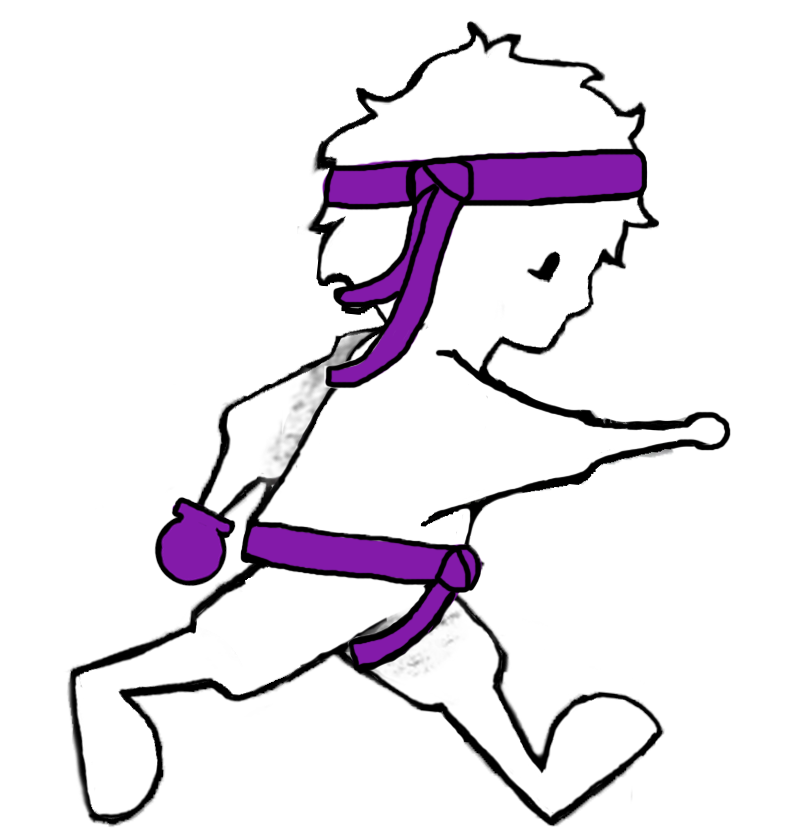
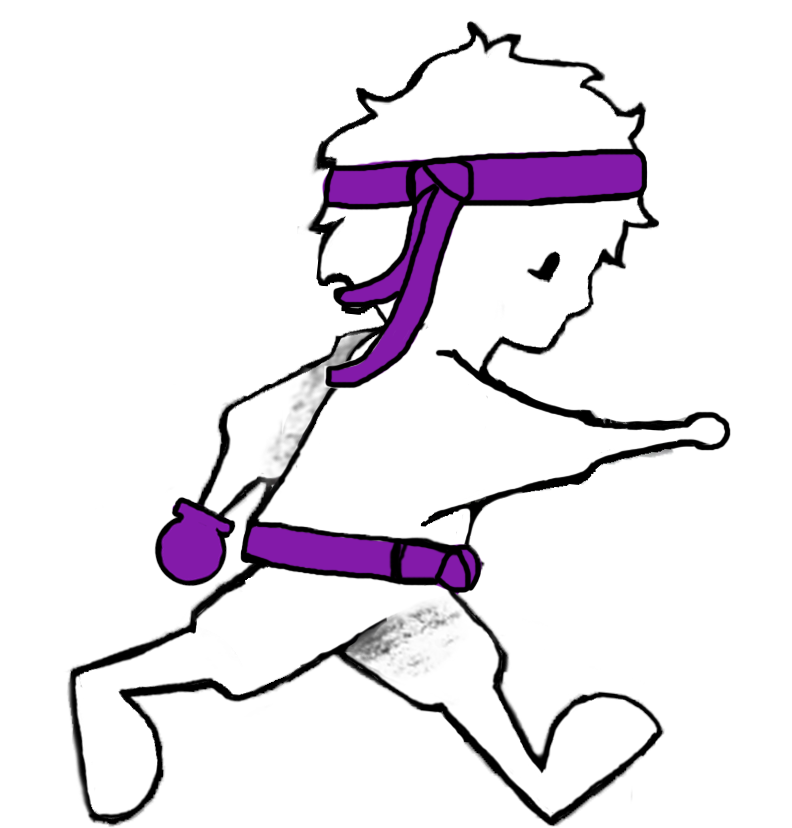
Revision of a layered (792, 828) image; what changed, layer by layer:
painted on "Layer 3" over bbox(319, 536, 464, 675)
